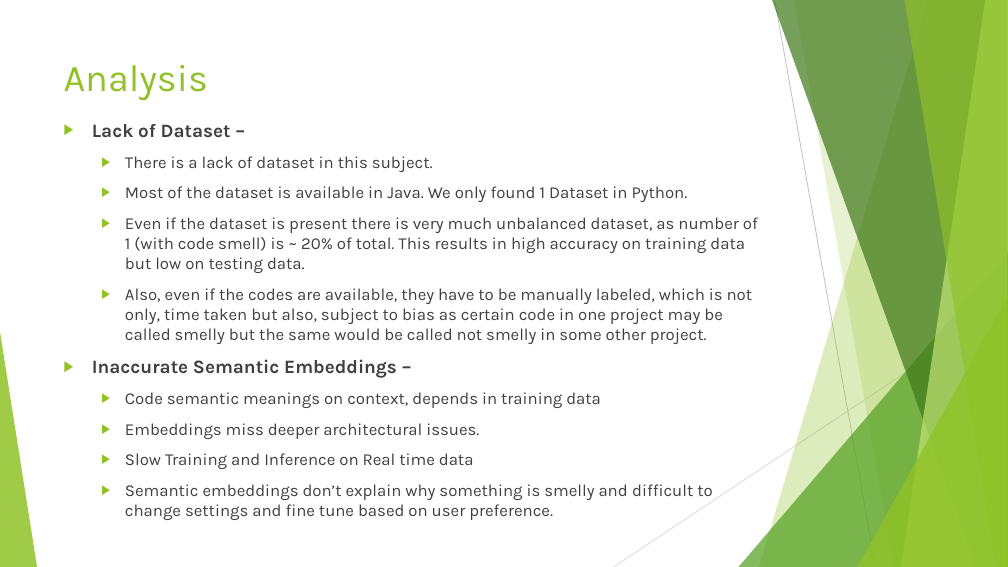
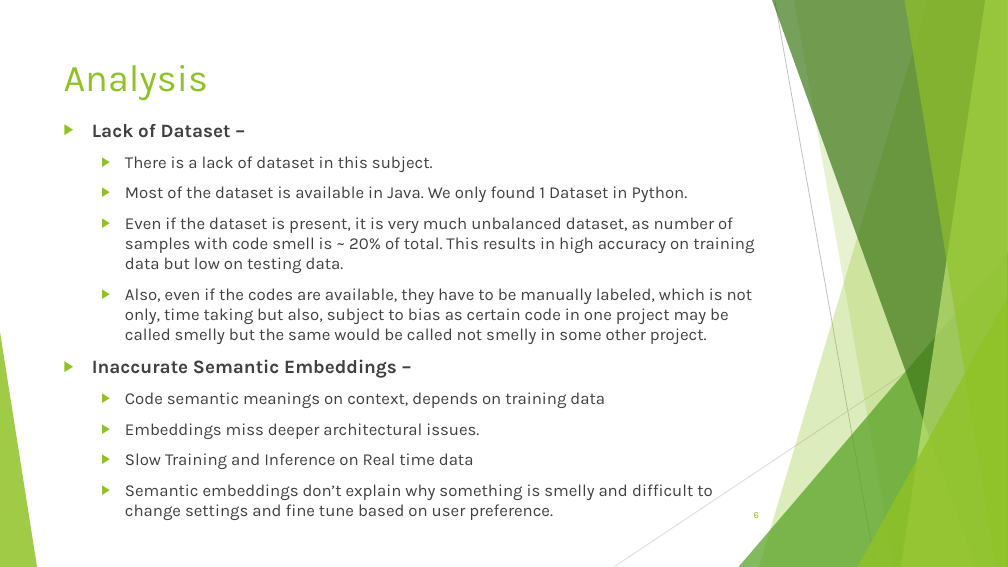
Before and after one commit to SilverDragonOfR/CodeSmell-3, a slide deck: slide 6 of CodeSmell.pptx (slide 5 before the commit). Drawn at 1008x567 pixels with LibreOffice and Linux fonts; fonts in the diff are those of the drawing. Boxes give left, top, right and bottom in pixels: in the first picture for what was removed or moved away, otherwise in the second. Text is boxed around its words. In the diff, an @@ line names an element or a change of style, - is before the commit and + after.

Commit message:
Changes: edited changes to ppt

```diff
--- a/CodeSmell.pptx
+++ b/CodeSmell.pptx
@@ text at (x1=125, y1=217, x2=754, y2=344): text changed @@
-  ▶ Even if the dataset is present there is very much unbalanced dataset, as number of 1 (with code smell) is ~ 20% of total. This results in high accuracy on training data but low on testing data.
-  ▶ Also, even if the codes are available, they have to be manually labeled, which is not only, time taken but also, subject to bias as certain code in one project may be called smelly but the same would be called not smelly in some other project.
+  ▶ Even if the dataset is present, it is very much unbalanced dataset, as number of samples with code smell is ~ 20% of total. This results in high accuracy on training data but low on testing data.
+  ▶ Also, even if the codes are available, they have to be manually labeled, which is not only, time taking but also, subject to bias as certain code in one project may be called smelly but the same would be called not smelly in some other project.
@@ text at (x1=125, y1=392, x2=605, y2=408): text changed @@
-  ▶ Code semantic meanings on context, depends in training data
+  ▶ Code semantic meanings on context, depends on training data
@@ page number added at (x1=754, y1=512, x2=759, y2=518), 9 pt, text #90C226 @@
+6
```
Also in this commit, not shown: 19 other slides changed, 2 slides added, 1 slide removed.
